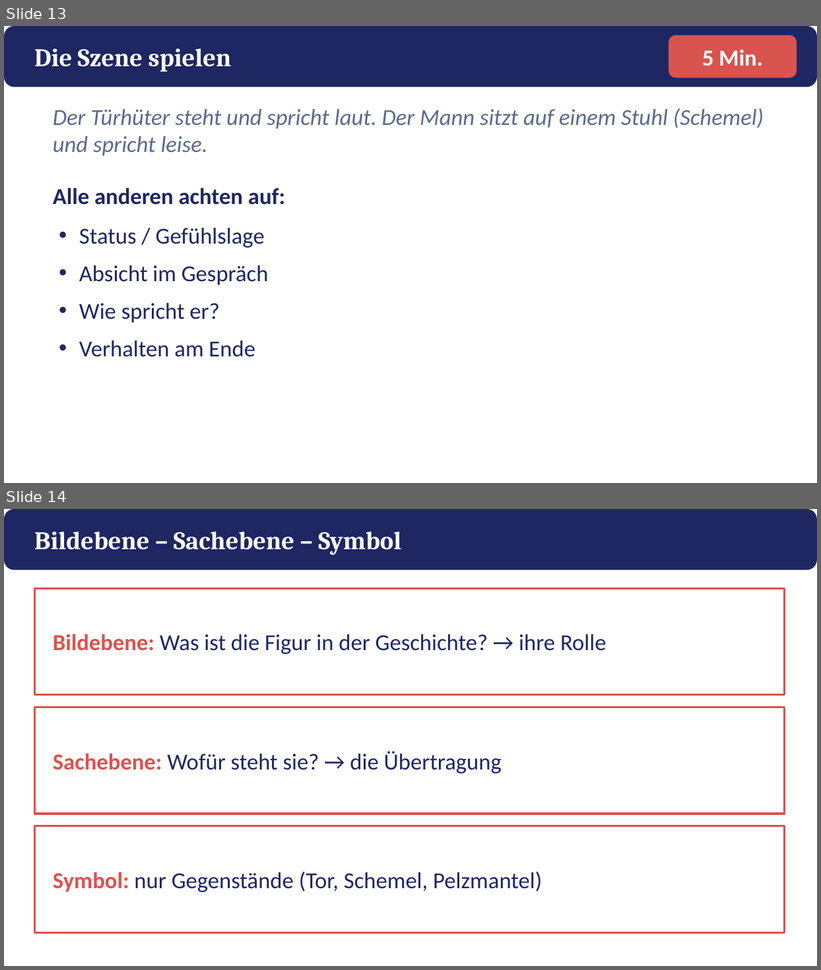
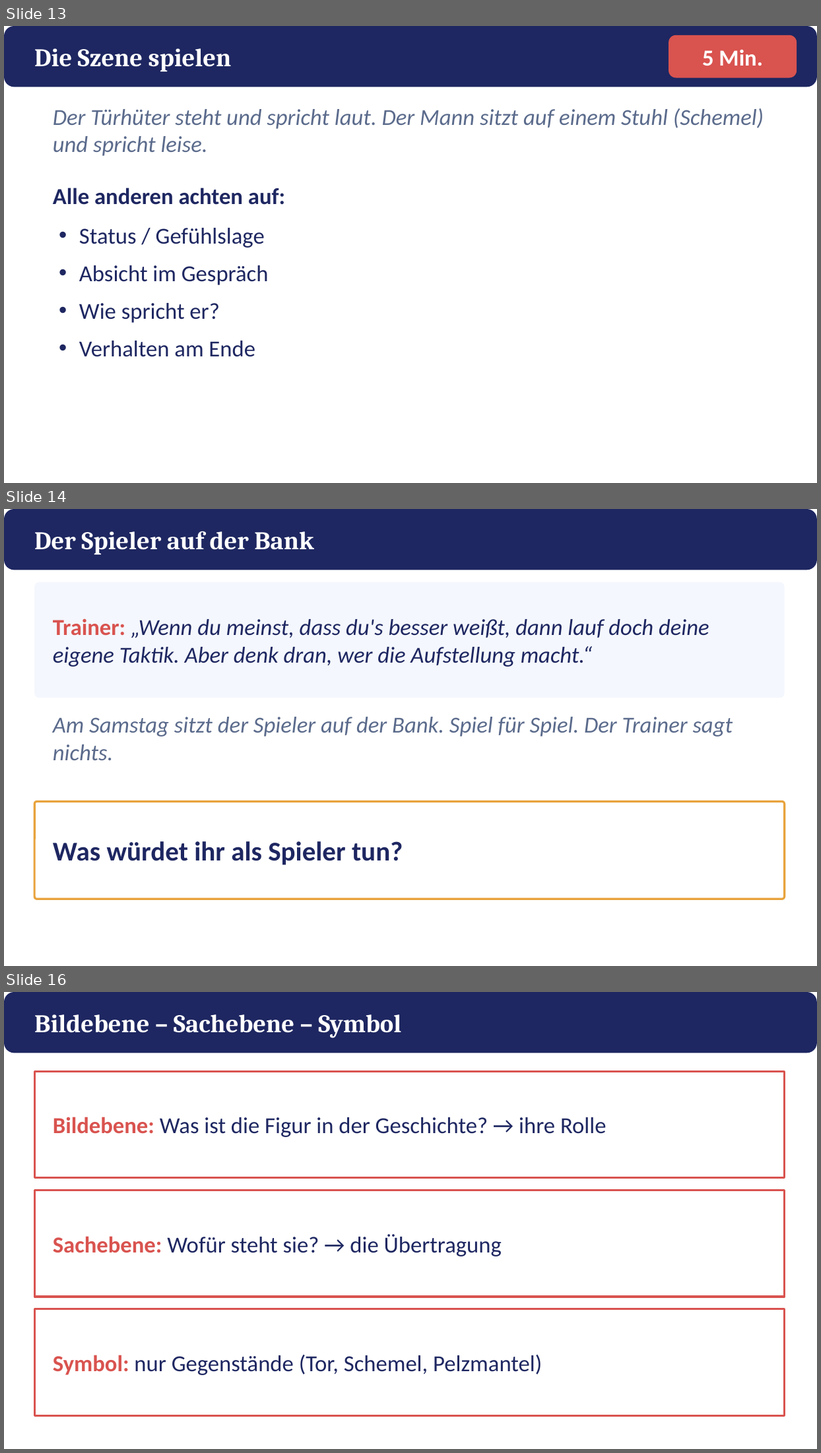
Before and after one commit to golzkonstantin-gif/Schule, a slide deck: Deutsch_11/Kafka_Vor_dem_Gesetz/Macht_Ohnmacht/Praesentation_Macht_Ohnmacht.pptx. Shown one above the other, each under a label of ours: slides 13 and 14 before the commit, slides 13, 14 and 16 after it; the slides between them are not shown. The pictures are 821x970 and 821x1453 pixels, drawn with LibreOffice and Linux fonts; fonts in the diff are those of the drawing. Boxes give left, top, right and bottom in pixels: in the first picture for what was removed or moved away, otherwise in the second. Text is boxed around its words. In the diff, an @@ line names an element or a change of style, - is before the commit and + after.

```diff
--- a/Deutsch_11/Kafka_Vor_dem_Gesetz/Macht_Ohnmacht/Praesentation_Macht_Ohnmacht.pptx
+++ b/Deutsch_11/Kafka_Vor_dem_Gesetz/Macht_Ohnmacht/Praesentation_Macht_Ohnmacht.pptx
@@ slide 14 added at <box>4,509,817,966</box>, background #FFFFFF @@
@@ rounded rectangle added at <box>4,509,817,570</box>, fill #1E2761 @@
@@ text added at <box>34,531,314,555</box>, 30 pt, text #FFFFFF, bold @@
+Der Spieler auf der Bank
@@ rounded rectangle added at <box>34,582,785,698</box>, fill #F4F7FD @@
@@ text added at <box>53,619,710,667</box>, 27 pt, text #1E2761, italic @@
+Trainer: „Wenn du meinst, dass du's besser weißt, dann lauf doch deine eigene Taktik. Aber denk dran, wer die Aufstellung macht.“
@@ text added at <box>53,717,733,760</box>, 27 pt, text #5B6B8C, italic @@
+Am Samstag sitzt der Spieler auf der Bank. Spiel für Spiel. Der Trainer sagt nichts.
@@ rounded rectangle added at <box>34,802,785,900</box>, fill #FFFFFF, outline #E8A33D 2.5 pt @@
@@ text added at <box>53,842,403,865</box>, 32 pt, text #1E2761, bold @@
+Was würdet ihr als Spieler tun?
@@ what was slide 14 is now slide 16 @@
```
Also in this commit, not shown: 1 other slide added, 4 other files.
